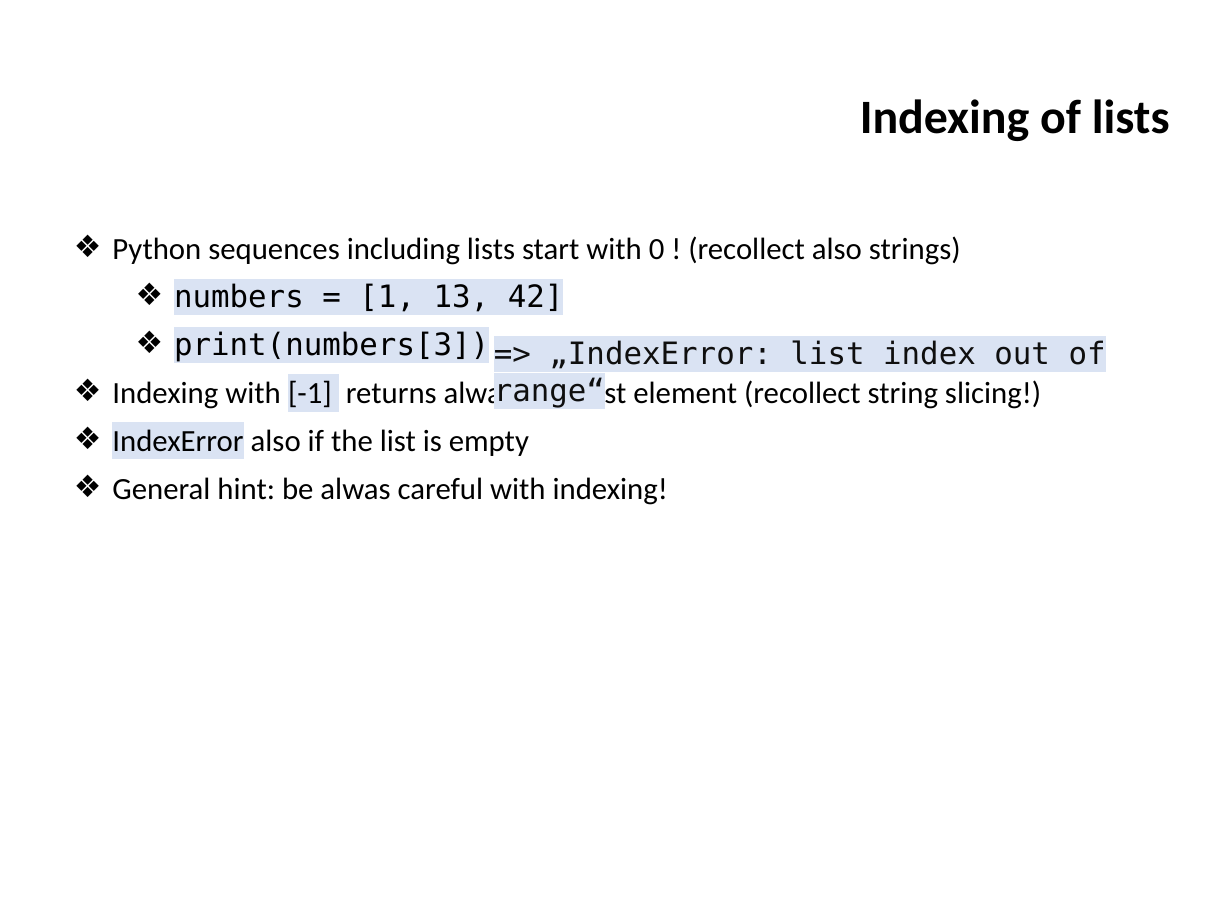
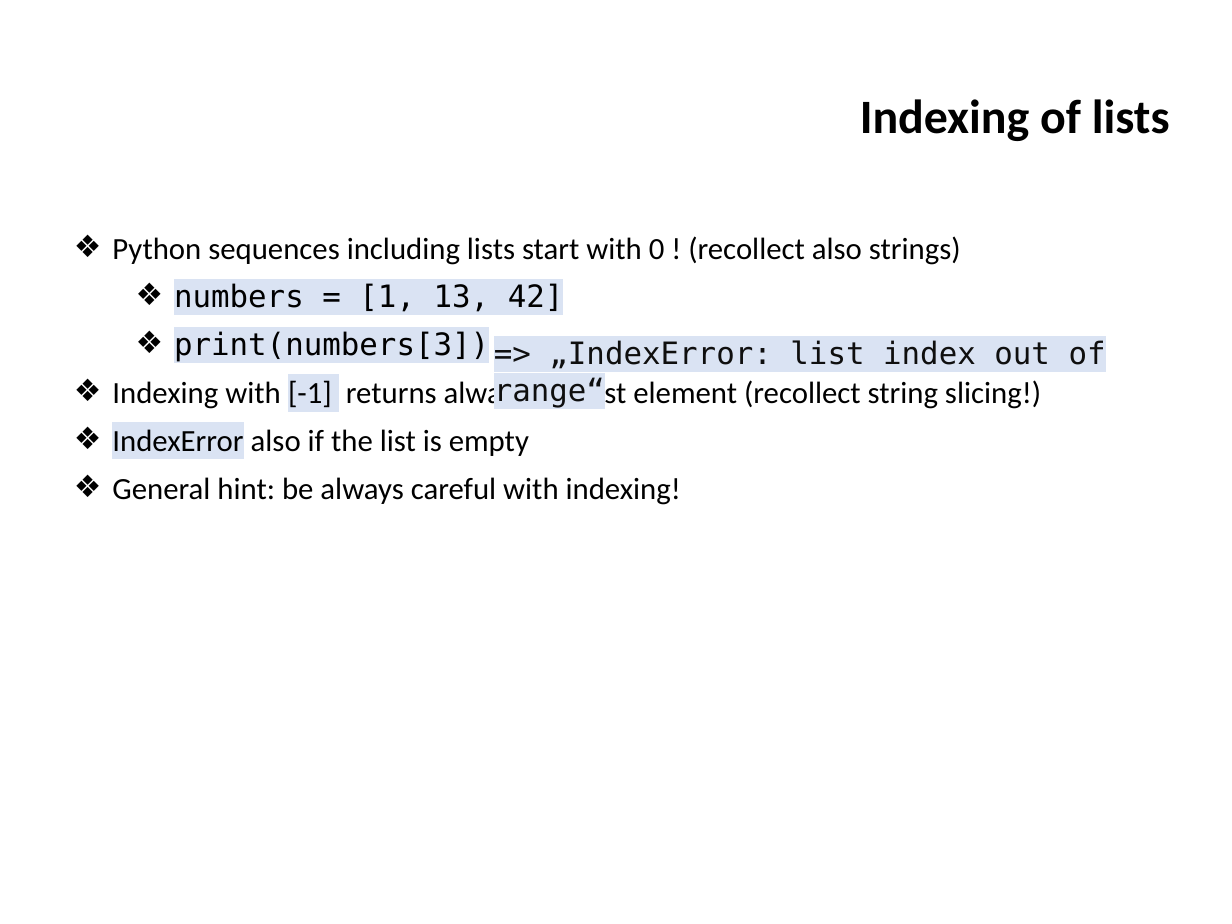
Before and after one commit to ifromm/fcsp, a slide deck: slide 7 of Slides/unit_5_prog_2.pptx. Drawn at 1232x924 pixels with LibreOffice and Linux fonts; fonts in the diff are those of the drawing; background and template pictures are left out. Boxes give left, top, right and bottom in pixels: in the first picture for what was removed or moved away, otherwise in the second. Text is boxed around its words. In the diff, an @@ line names an element or a change of style, - is before the commit and + after.

```diff
--- a/Slides/unit_5_prog_2.pptx
+++ b/Slides/unit_5_prog_2.pptx
@@ text at box(112, 477, 681, 505): text changed @@
-❖ General hint: be alwas careful with indexing!
+❖ General hint: be always careful with indexing!
```
Also in this commit, not shown: 8 other slides changed, 1 other file.
